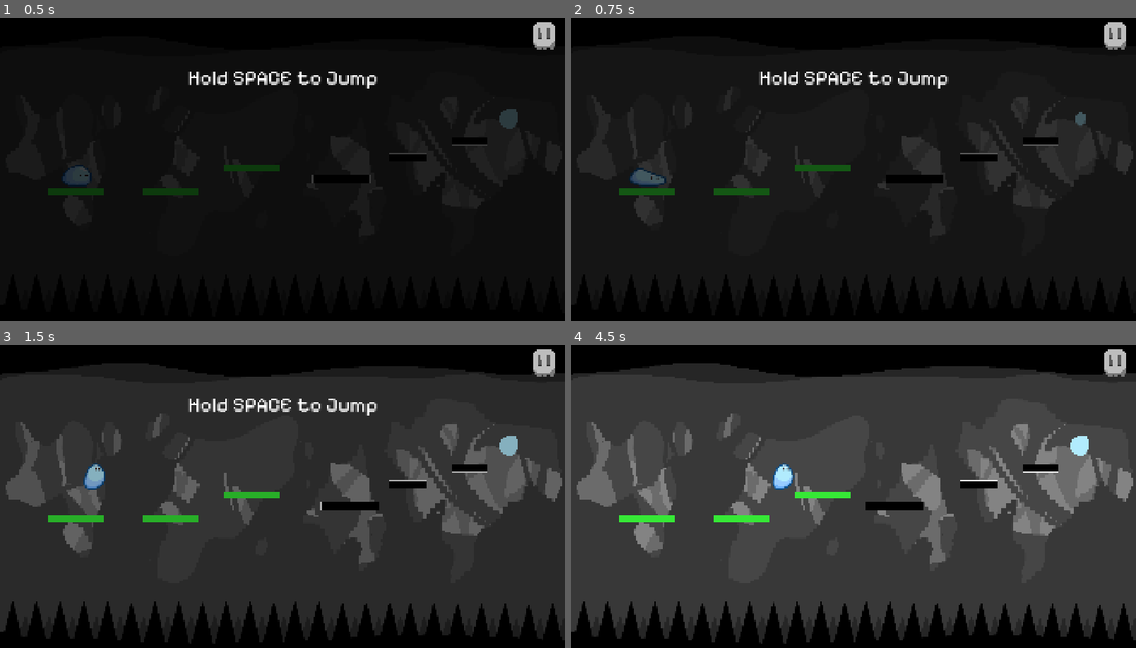
Above: before the commit, frames 1-4 (two rows, left to right).
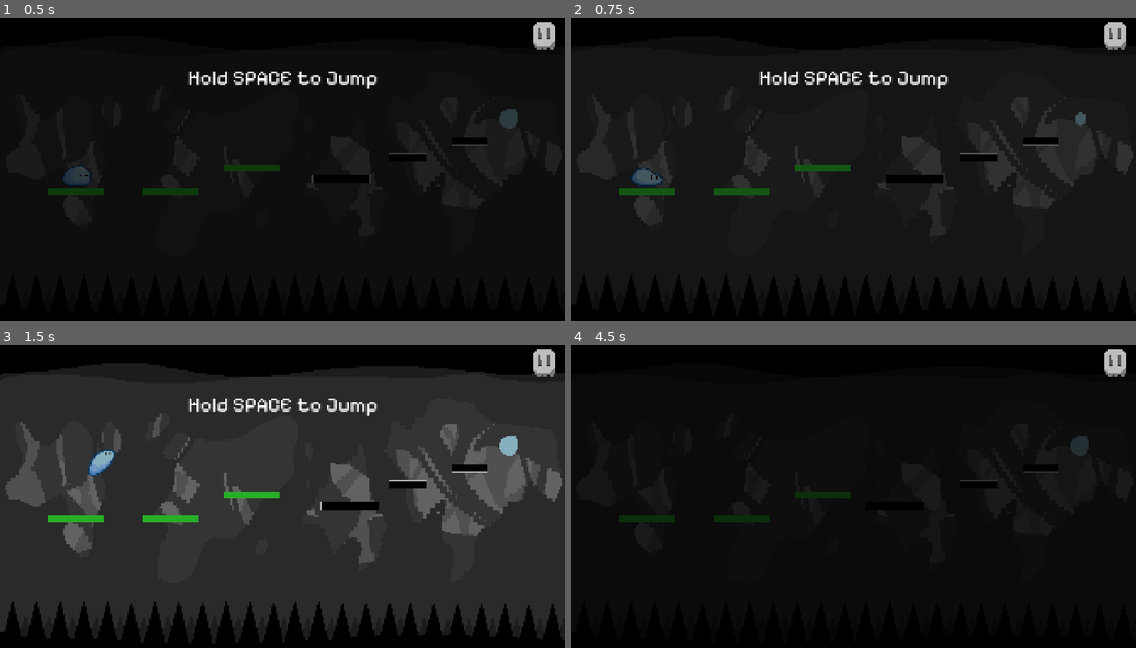
Above: after the commit, the same moments.

Repository: JianiLi98/Blue-Haven
Game: Godot game, scene res://scenes/Main.tscn
The game is run twice, just before and just after one commit, with the same random seed, the same clock (stepped at 60 frames per second) and the same inputs. This scene is started directly instead of the project's main scene.
Inputs:
- Up to frame 1 (0.5 s): no input
- Up to frame 2 (0.75 s): hold Up (ui_up) from 0.53 s (still down); hold Space (jump) from 0.53 s (still down)
- Up to frame 3 (1.5 s): keep holding Up (ui_up); release Space (jump) at 1.28 s; tap Space (jump) at 1.35 s
- Up to frame 4 (4.5 s): tap Space (jump) at 1.52, 1.82, 2.85, 3.02, 3.32, 4.35 s; release Up (ui_up) at 2.03 s; hold Space (jump) 2.03-2.78 s; hold Down (ui_down) 2.03-4.28 s; hold Space (jump) 3.53-4.28 s; hold Up (ui_up) from 4.28 s (still down)

Frame 1 is identical in both runs. In frame 2, less than 0.1% of the frame differs, in the area x 10-17%, y 49-56%; in frame 3, 0.4%; in frame 4, 83%, in the area x 0-100%, y 6-99%.

Commit message:
modify payer jump speed

Diff:
--- a/project.godot
+++ b/project.godot
@@ -11,7 +11,7 @@
 [application]
 
 config/name="Slime-Go"
-run/main_scene="uid://c4y3o5dfbpjdw"
+run/main_scene="uid://cf5o6l0snnfjl"
 config/features=PackedStringArray("4.4", "Forward Plus")
 config/icon="res://icon.svg"
 
--- a/scripts/Player.gd
+++ b/scripts/Player.gd
@@ -1,7 +1,7 @@
 extends CharacterBody2D
 
 var jump_charge_name: StringName = &"charge"
-var jump_jump_name:   StringName = &"jump"
+var jump_jump_name: StringName   = &"jump"
 
 # ---------- Tunables ----------
 const GRAVITY := 1200.0
@@ -11,12 +11,21 @@
 const MAX_H_SPEED := 500.0
 
 const MIN_JUMP_V := -220.0
-const MAX_JUMP_V := -550.0
+const MAX_JUMP_V := -800.0
 
 const AIR_CONTROL := 0.06
-const DIST_MAX := 520.0
+const DIST_MAX := 400.0    # 最远水平距离保持原值
+
+# 动画速度调节
+const JUMP_ANIM_BASE_DUR := 0.6
+const CHARGE_ANIM_SPEED_RANGE := Vector2(0.8, 2.0)
+
+# 只用它来放大“重力”，从而加快整段轨迹（上升和下降都更快）
+const MIN_PACE := 1.0
+const MAX_PACE := 2.0
 
 var facing := 1   # 1: right, -1: left
+var pace := 1.0   # 当前跳跃加速倍率（只用于放大重力）
 
 # ---------- State machine ----------
 enum State { STATIC, CHARGING, JUMPING, STUCK }
@@ -28,7 +37,6 @@
 
 var idle_palette: StringName = &"blue"
 var jump_sfx_name: String = "jump"
-
 var in_ocean := false
 
 func set_in_ocean(val: bool) -> void:
@@ -38,27 +46,24 @@
 func _play_idle():
 	blue_anim.visible = true
 	jump_anim.visible = false
-	# 改：按当前配色播放；若找不到就退回 blue
 	if blue_anim.sprite_frames and blue_anim.sprite_frames.has_animation(idle_palette):
 		if blue_anim.animation != idle_palette or not blue_anim.is_playing():
 			blue_anim.play(idle_palette)
 	else:
-		blue_anim.play("blue")  # 安全兜底
+		blue_anim.play("blue")
 
 func _play_charge():
 	blue_anim.visible = false
 	jump_anim.visible = true
-	jump_anim.play(jump_charge_name)   # 原: "charge"
+	jump_anim.play(jump_charge_name)
 
 func _play_jump():
 	blue_anim.visible = false
 	jump_anim.visible = true
-	jump_anim.play(jump_jump_name)     # 原: "jump"
+	jump_anim.play(jump_jump_name)
 
 func set_idle_palette(new_palette: StringName) -> void:
 	idle_palette = new_palette
-
-	# 紫色 → 跳跃动画名切到 pur_char / pur_jump
 	if new_palette == &"purple":
 		jump_charge_name = &"pur_char"
 		jump_jump_name   = &"pur_jump"
@@ -72,102 +77,153 @@
 		jump_jump_name   = &"jump"
 		jump_sfx_name    = "jump"
 
-	# 地面静止/卡住时立刻刷新待机
 	if is_on_floor() and (state == State.STATIC or state == State.STUCK):
 		_play_idle()
 
-
 func _ready() -> void:
 	_play_idle()
 
+# --------- 工具函数（不用 abs/max） ----------
+func _vy_mag(v: float) -> float:
+	if v < 0.0:
+		return -v
+	return v
+
+func _calc_flight_time(vy: float, g: float) -> float:
+	var vy_mag := _vy_mag(vy)
+	if g == 0.0:
+		return 0.0
+	return (vy_mag * 2.0) / g
+
+func _apply_jump_anim_speed(flight_time: float) -> void:
+	if flight_time <= 0.0:
+		jump_anim.speed_scale = 1.0
+		return
+	var scale := JUMP_ANIM_BASE_DUR / flight_time
+	if scale < 0.25:
+		scale = 0.25
+	elif scale > 3.5:
+		scale = 3.5
+	jump_anim.speed_scale = scale
+
+# --------- 主逻辑 ----------
 func _physics_process(delta: float) -> void:
-	# 下面全是你的原有逻辑，不动
-	# 1) Gravity
+	# 只在空中放大重力，统一加快上升和下降节奏
 	if state != State.STUCK and not is_on_floor():
-		velocity.y += GRAVITY * delta
-
-	# 2) 地面上按下 → 蓄力
+		velocity.y += (GRAVITY * pace) * delta
+
+	# Start charging
 	if is_on_floor() and (state == State.STATIC or state == State.STUCK):
 		if Input.is_action_just_pressed("jump"):
 			SoundManager.play_sfx("charge")
 			state = State.CHARGING
 			charge_time = 0.0
 			_play_charge()
-
-	# 3) 蓄力中
+			jump_anim.speed_scale = CHARGE_ANIM_SPEED_RANGE.x
+
+	# Charging
 	if state == State.CHARGING and Input.is_action_pressed("jump"):
 		charge_time = min(charge_time + delta, MAX_CHARGE_TIME)
-		velocity.x = move_toward(velocity.x, 0.0, 2000.0 * delta)
-
-	# 4) 松开 → 跳
+		var k := clampf(charge_time / MAX_CHARGE_TIME, 0.0, 1.0)
+		jump_anim.speed_scale = lerpf(CHARGE_ANIM_SPEED_RANGE.x, CHARGE_ANIM_SPEED_RANGE.y, k)
+
+	# Release → Jump
 	if state == State.CHARGING and Input.is_action_just_released("jump"):
 		SoundManager.stop_sfx("charge")
 		SoundManager.play_sfx(jump_sfx_name)
 
 		var t: float = clampf(charge_time / MAX_CHARGE_TIME, 0.0, 1.0)
 		t = pow(t, 1.4)
-		var jump_v: float = lerpf(MIN_JUMP_V, MAX_JUMP_V, t)
-		var base_h: float = lerpf(MIN_H_SPEED, MAX_H_SPEED, t)
-		var flight_time: float = abs(jump_v) * 2.0 / GRAVITY
-		var h_cap: float = DIST_MAX / max(flight_time, 0.0001)
-		var h_speed: float = min(base_h, h_cap) * float(facing)
-
-		velocity.x = h_speed
-		velocity.y = jump_v
+
+		# —— 基线（未加速重力）用于求应得位移 —— #
+		var base_vy := lerpf(MIN_JUMP_V, MAX_JUMP_V, t)   # 负值向上，不改它
+		var base_flight := _calc_flight_time(base_vy, GRAVITY)
+		var base_h := lerpf(MIN_H_SPEED, MAX_H_SPEED, t)
+
+		# 先求基线的“应得距离”，并严格夹到 DIST_MAX（保持与之前一致的上限）
+		var unclamped_dist := base_h * base_flight
+		var target_dist := unclamped_dist
+		if target_dist > DIST_MAX:
+			target_dist = DIST_MAX
+		elif target_dist < 0.0:
+			target_dist = 0.0
+
+		# —— 只用 pace 放大“重力”来加快整体节奏 —— #
+		pace = lerpf(MIN_PACE, MAX_PACE, t)
+		if pace <= 0.0:
+			pace = 0.01
+
+		# 加强重力后的飞行时间（Vy 不变，g 变大）
+		var new_flight := _calc_flight_time(base_vy, GRAVITY * pace)
+		if new_flight <= 0.0:
+			new_flight = 0.001
+
+		# 为了保持总位移 == target_dist，反推需要的水平速度
+		var need_vx := 0.0
+		if new_flight > 0.0:
+			need_vx = (target_dist / new_flight) * float(facing)
+
+		# 应用起跳速度：Vy 用基线值（不变），Vx 用反推值
+		velocity.y = base_vy
+		velocity.x = need_vx
+
 		floor_snap_length = 0.0
-
 		state = State.JUMPING
+
+		# 动画速度也匹配“加快后的飞行时间”
+		_apply_jump_anim_speed(new_flight)
 		_play_jump()
 
-	# 5) 空中水平衰减
+	# Air control（保留轻微空控，不会让距离更远，只会变短）
 	if state == State.JUMPING and not is_on_floor():
 		velocity.x = lerp(velocity.x, 0.0, AIR_CONTROL * delta)
 
+	# Ocean effect（保持你的原逻辑）
 	if in_ocean:
-		velocity.y = lerp(velocity.y, 150.0, 0.15)  # 让下落速度慢慢逼近一个值
+		velocity.y = lerp(velocity.y, 150.0, 0.15)
 		velocity.x = lerp(velocity.x, 0.0, 0.15)
 
-	# 6) 移动
+	# Move
 	move_and_slide()
 
-	# 7) 落地
+	# Landing
 	if state == State.JUMPING and is_on_floor():
 		velocity.x = move_toward(velocity.x, 0, 4500 * delta)
-		if abs(velocity.x) < 2:
-			velocity.x = 0
-			state = State.STATIC
-			_play_idle()
-
-	# 8) Idle 动画（保持原逻辑，但现在会按 idle_palette 播放）
+		if velocity.x < 0.0:
+			if -velocity.x < 2.0:
+				velocity.x = 0.0
+				state = State.STATIC
+				_play_idle()
+		else:
+			if velocity.x < 2.0:
+				velocity.x = 0.0
+				state = State.STATIC
+				_play_idle()
+
+	# Idle fallback
 	if is_on_floor() and (state == State.STATIC or state == State.STUCK):
 		_play_idle()
 
-
-
-
+# --- 保持脚下缩放 ---
 func _scale_keep_feet_world(spr: AnimatedSprite2D, anim: StringName, target_scale: float) -> void:
 	if spr == null or spr.sprite_frames == null:
 		return
 	if not spr.sprite_frames.has_animation(anim):
 		return
 
-	# 用第 0 帧作为高度基准（若想以当前帧为准，可把 0 换成 spr.frame）
 	var tex := spr.sprite_frames.get_frame_texture(anim, 0)
 	if tex == null:
 		return
 
 	var h := float(tex.get_height())
 	var half := h * 0.5
-
 	var base_y := half
 	if not spr.centered:
 		base_y = h
 
-	# 计算缩放前后底边的世界 y 并补偿
 	var bottom_local := spr.offset + Vector2(0.0, base_y)
 	var before_y := spr.to_global(bottom_local).y
 
-	# 绝对设置为 target_scale（不会越调用越大）
 	spr.scale = Vector2(target_scale, target_scale)
 
 	var after_y := spr.to_global(bottom_local).y
--- a/scripts/gravity.gd
+++ b/scripts/gravity.gd
@@ -9,9 +9,9 @@
 const MIN_H_SPEED := 80.0
 const MAX_H_SPEED := 500.0
 const MIN_JUMP_V := -220.0
-const MAX_JUMP_V := -550.0
+const MAX_JUMP_V := -800.0
 const AIR_CONTROL := 0.06
-const DIST_MAX := 520.0
+const DIST_MAX := 400.0
 
 var facing := 1   # 1 right  -1 left
 
